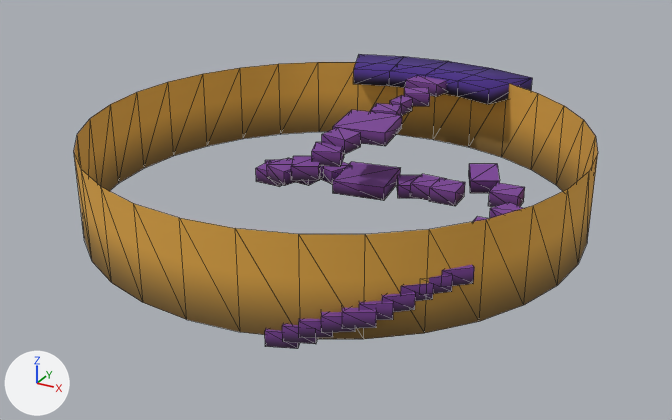
Two versions of the glTF model assets/chunks/Chunk06.glb, one commit apart.
Before and after are seen from a camera (50 mm lens) standing at (50.5, -91.9, 46.1) and looking at (0.8, -1.5, 0.9). Lighting does not change. The marker at lower left points along +X, +Y and +Z. The first picture is the older version. Mesh edges are drawn as thin lines. Objects named as collision shapes, trigger or cutter boxes, shadow casters or lower levels of detail are left out. Where no turn or scale is listed for an object, it has been applied to the vertices. Vertices at exactly the same position are counted once.

Names of what the first picture shows: 'Chunk06'.
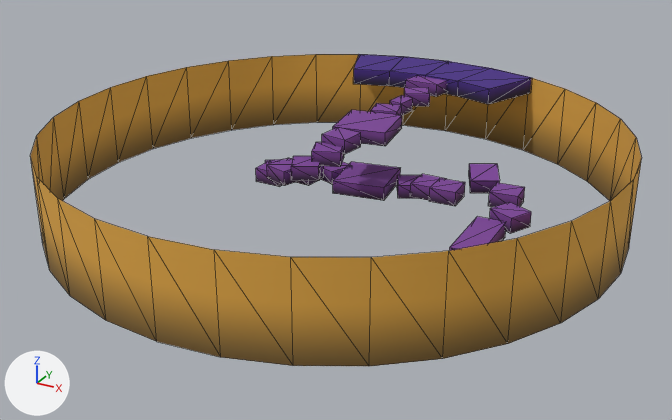
Location of each change, (x1, y1, x2, y2) in pixels of the pictures (672 x 420 px; the box of a moved part takes in the faces that stretch with it):
'Chunk06', reshaped (17% wider)
    before: (74, 54, 598, 349)
    after: (30, 54, 642, 366)
part 1 of me_cylinder_095, moved or reshaped
    before: (74, 62, 598, 339)
    after: (30, 54, 642, 366)

The change in detail:
me_cylinder_095 is used by ob_chunk06; location (0.0, 0.0, 0.0).
me_cylinder_095 had 332 vertices, 472 faces and spanned x -30.0..30.0, y -30.0..34.7, z -1.1..10.8.
me_cylinder_095 now has 332 vertices, 472 faces and spans x -34.6..34.6, y -34.6..34.7, z -1.1..10.8.
me_cylinder_095 part 1: the loose piece of 64 vertices spanning x -30.0..30.0, y -30.0..30.0, z 0.0..10.8 is scaled about its middle by (1.15, 1.15, 1).
